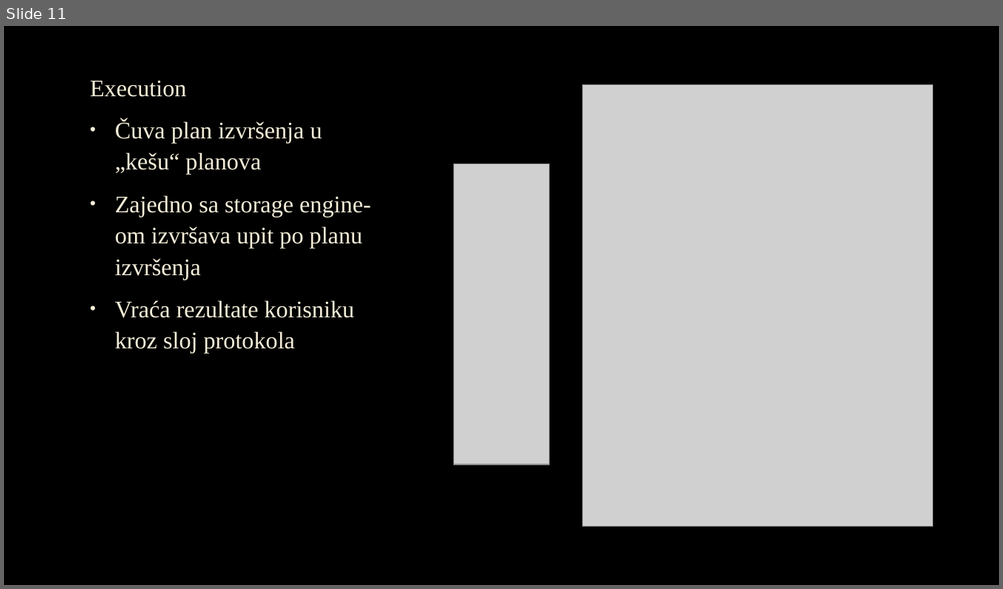
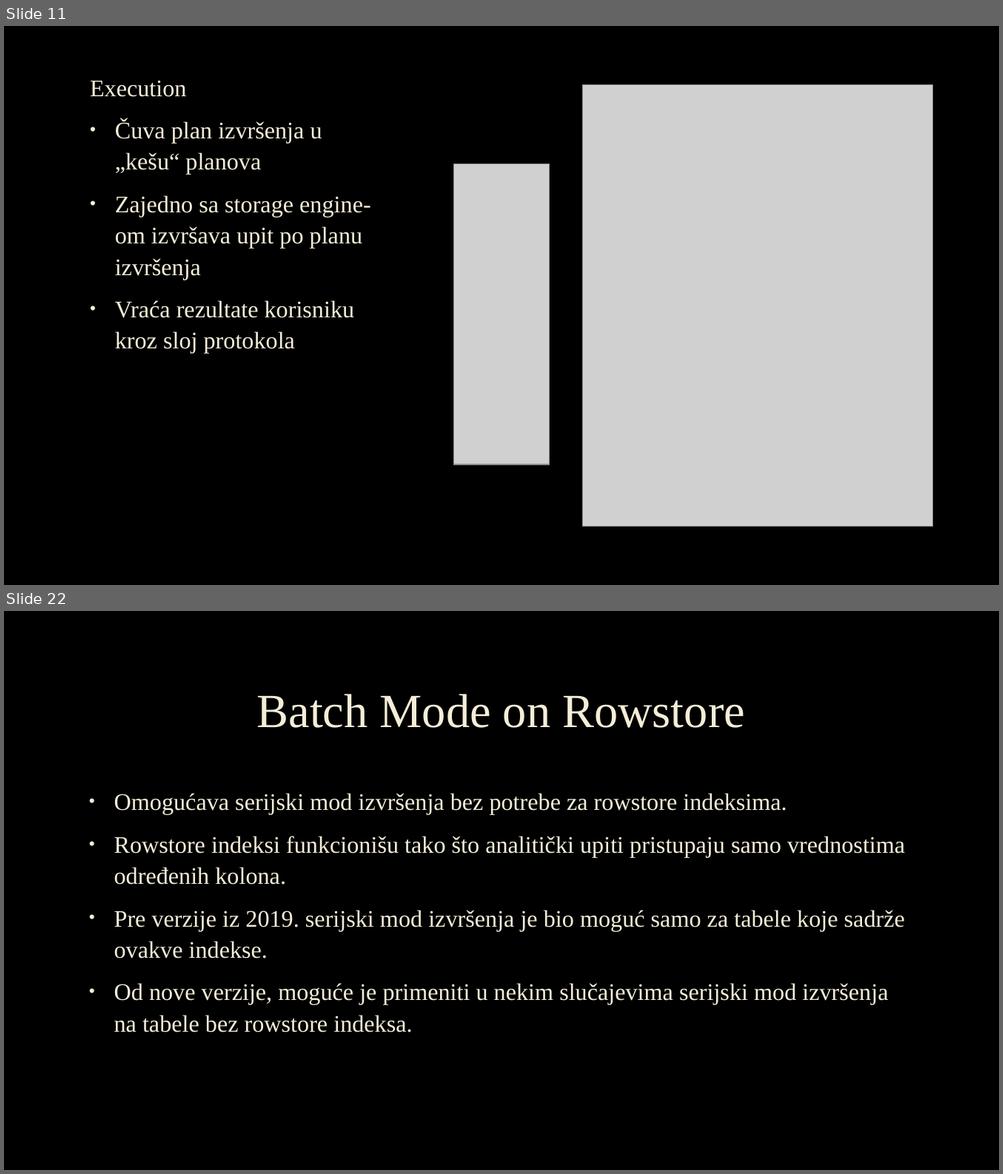
Before and after one commit to Djordje-Nikolic/AdvanceDatabaseSystemsCourse, a slide deck: Seminarski1/MS SQL Server - Obrada upita.pptx. Shown one above the other, each under a label of ours: slide 11 before the commit, slides 11 and 22 after it; the slides between them are not shown. The pictures are 1003x589 and 1003x1174 pixels, drawn with LibreOffice and Linux fonts; fonts in the diff are those of the drawing; grey boxes stand for pictures; background and template pictures are left out. Boxes give left, top, right and bottom in pixels: in the first picture for what was removed or moved away, otherwise in the second. Text is boxed around its words. In the diff, an @@ line names an element or a change of style, - is before the commit and + after.

```diff
--- a/Seminarski1/MS SQL Server - Obrada upita.pptx
+++ b/Seminarski1/MS SQL Server - Obrada upita.pptx
@@ slide 22 added at <box>4,611,999,1170</box>, background picture (left out) @@
@@ title added at <box>257,694,745,728</box>, 46 pt, text #F4EDD8 @@
+Batch Mode on Rowstore
@@ text added at <box>114,793,905,1033</box>, 23 pt, text #F4EDD8 @@
+• Omogućava serijski mod izvršenja bez potrebe za rowstore indeksima.
+• Rowstore indeksi funkcionišu tako što analitički upiti pristupaju samo vrednostima određenih kolona.
+• Pre verzije iz 2019. serijski mod izvršenja je bio moguć samo za tabele koje sadrže ovakve indekse.
+• Od nove verzije, moguće je primeniti u nekim slučajevima serijski mod izvršenja na tabele bez rowstore indeksa.
```
Also in this commit, not shown: 1 slide changed, 14 other slides added, 1 other file.
